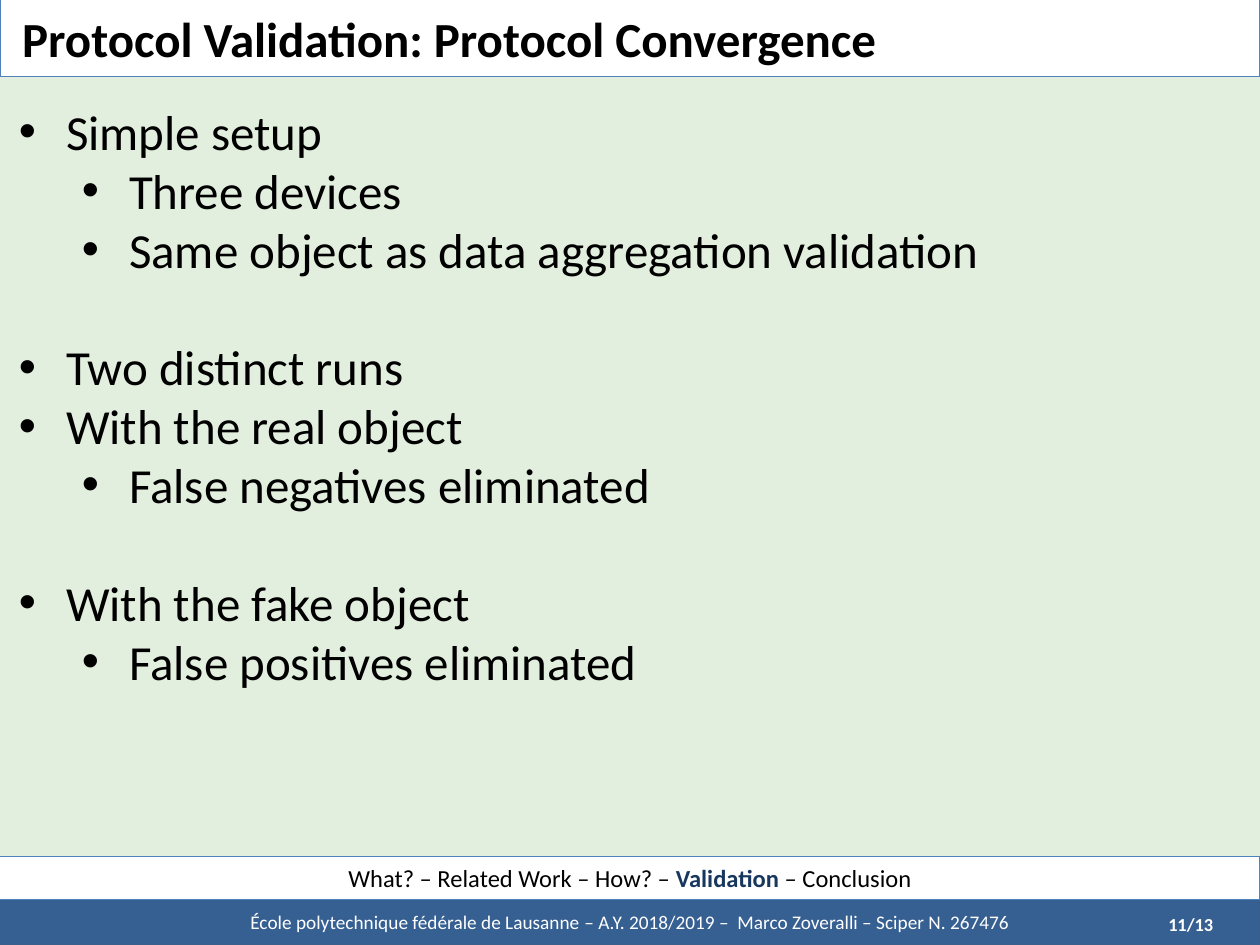
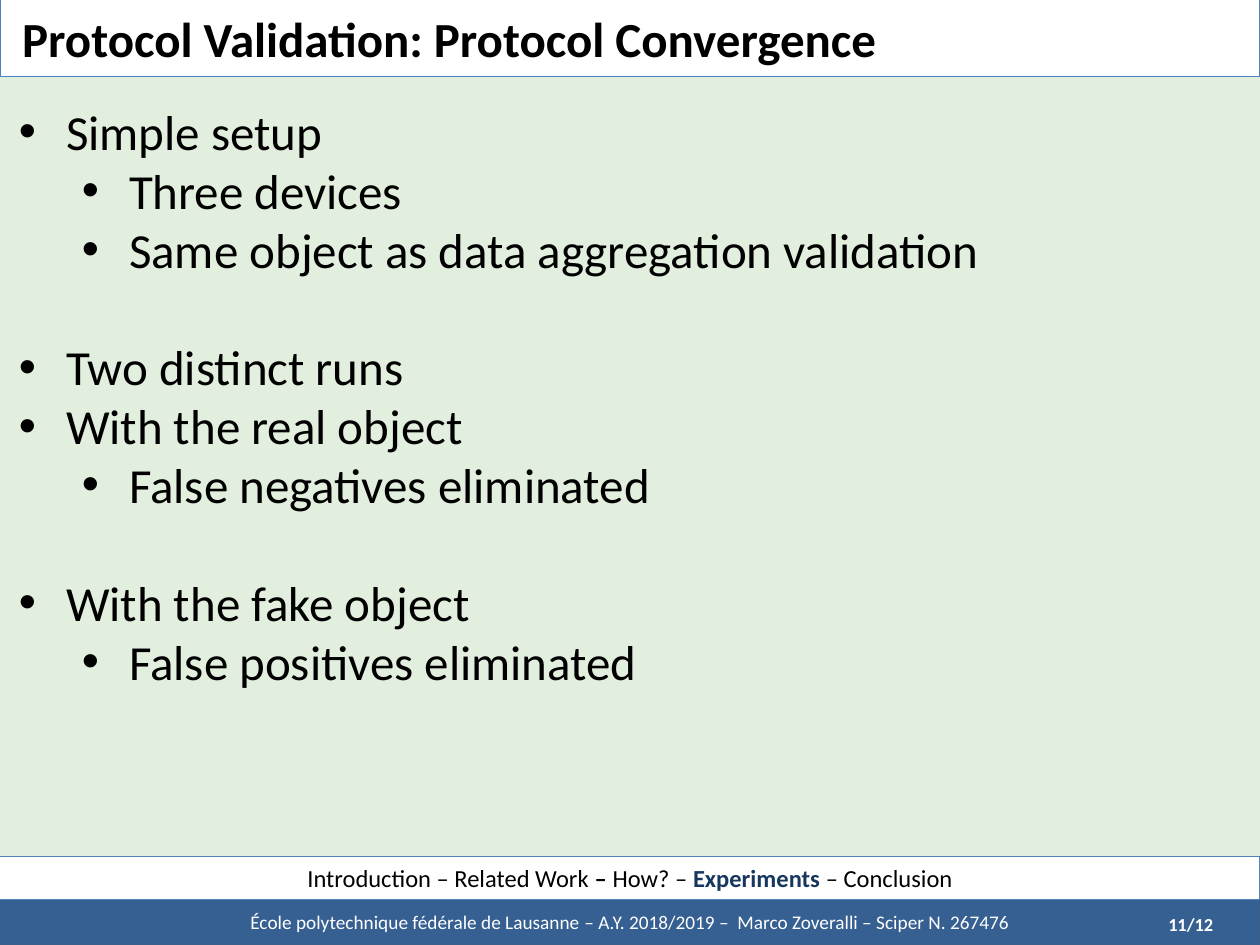
Before and after one commit to marcozov/semester_report, a slide deck: slide 24 of midterm presentation - UPDATED/Defence - Zoveralli.pptx (slide 15 before the commit). Drawn at 1260x945 pixels with LibreOffice and Linux fonts; fonts in the diff are those of the drawing. Boxes give left, top, right and bottom in pixels: in the first picture for what was removed or moved away, otherwise in the second. Text is boxed around its words. In the diff, an @@ line names an element or a change of style, - is before the commit and + after.

```diff
--- a/midterm presentation - UPDATED/Defence - Zoveralli.pptx
+++ b/midterm presentation - UPDATED/Defence - Zoveralli.pptx
@@ text in rectangle at <box>307,870,953,891</box>: text changed @@
-What? – Related Work – How? – Validation – Conclusion
+Introduction – Related Work – How? – Experiments – Conclusion
@@ text at <box>1168,918,1213,932</box>: text changed @@
-11/13
+11/12
```
Also in this commit, not shown: 14 other slides changed, 8 slides added, 31 other files.
